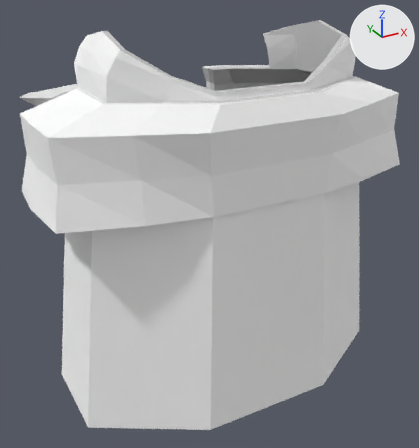
An edit to the OBJ model Models/person_hulk_duster.obj, drawn before and after from the same camera.
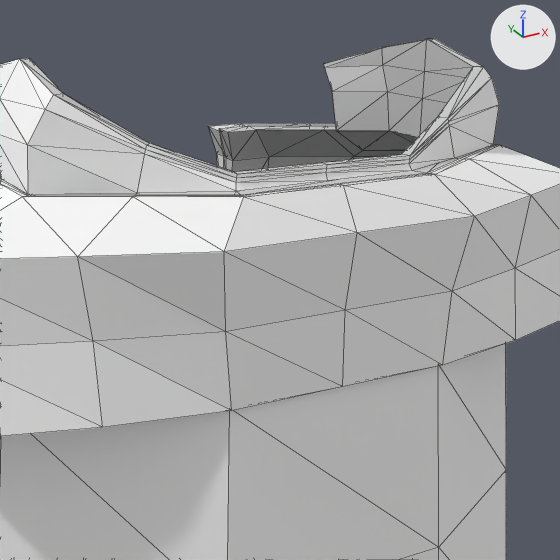
Each version is shown whole from a camera (50 mm lens) standing at (-0.603, -1.045, 0.911) and looking at (-0.028, 0.001, 0.388), then close up on the part from 22% to 93% of the width and 0% to 66% of the height. The lights are fixed; the arrows at upper right show +X, +Y and +Z. The first two pictures are the older version. The close-ups show mesh edges as thin lines. Where no turn or scale is listed for an object, it has been applied to the vertices.

Names of what the first close-up shows: 'person_hulk_duster'.
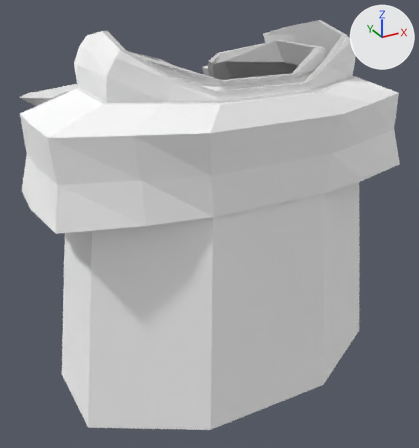
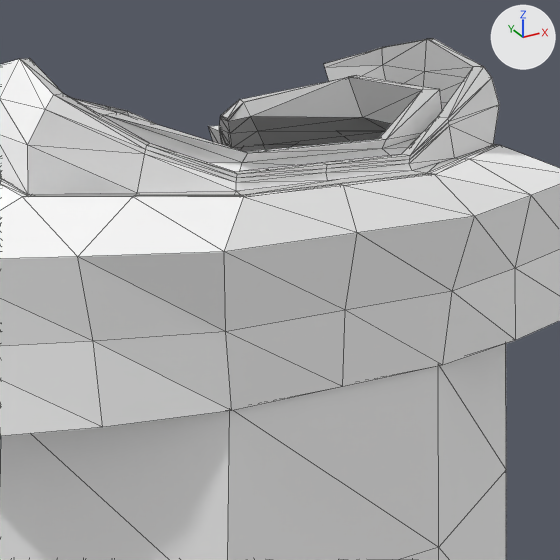
What differs and where, as boxes (x1, y1, x2, y2) in the close-ups (560 x 560 px):
part 1 of me_person_hulk_duster, added
    after: (70, 76, 442, 172)

What changed in the scene script:
```text
Change me_person_hulk_duster:
    used by ob_person_hulk_duster; location = (0.0, 0.0, 0.0)
    remove me_person_hulk_duster.from_pydata(...)  # 466 vertices, 912 faces; spans x -0.411..0.411, y -0.223..0.228, z 0.032..0.81
    add me_person_hulk_duster.from_pydata(...)  # 546 vertices, 1068 faces; spans x -0.411..0.411, y -0.223..0.228, z 0.032..0.81
    me_person_hulk_duster part 1: a new loose piece of 80 vertices spanning x -0.302..0.302, y -0.162..0.176, z 0.68..0.765
```
